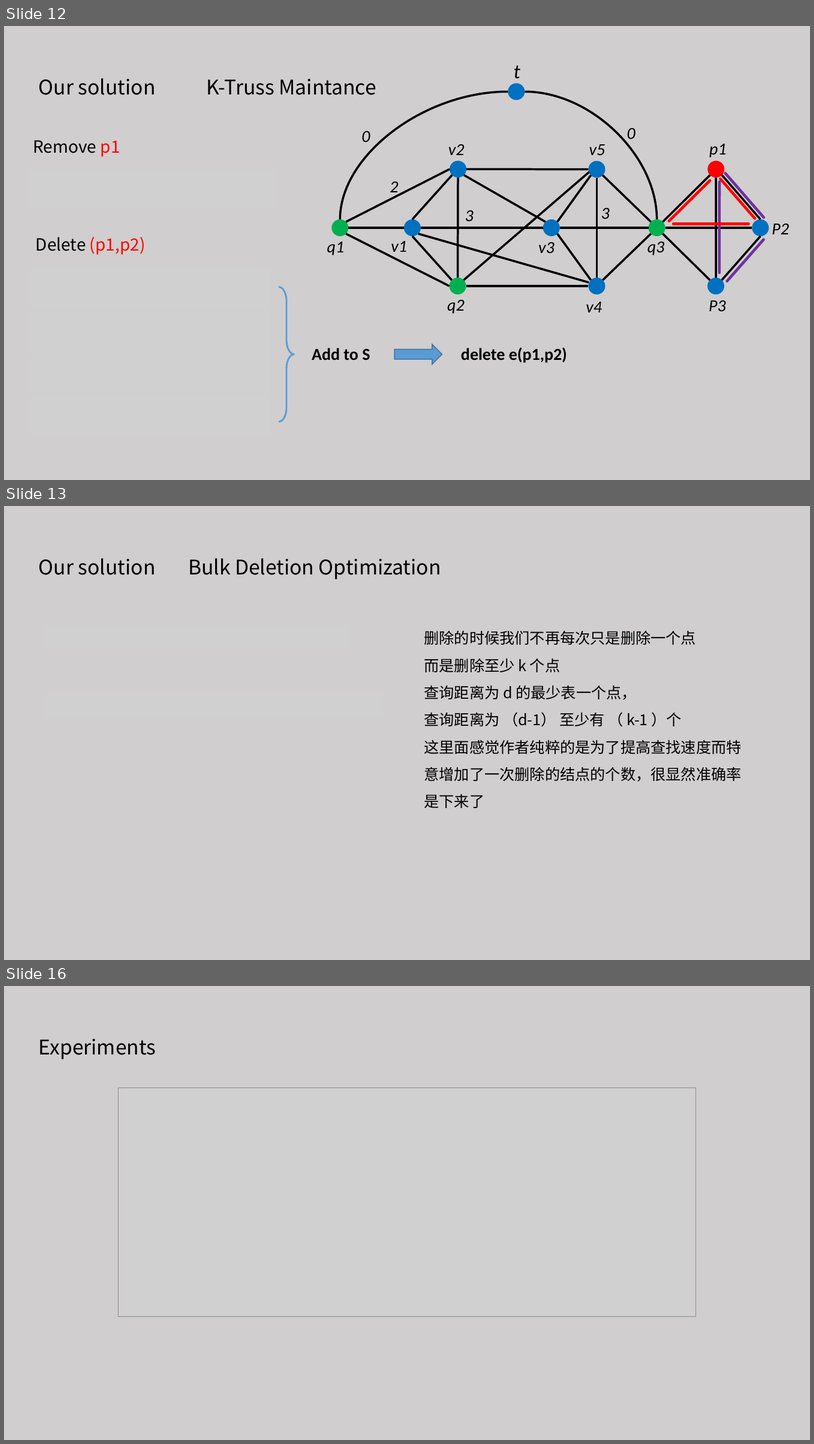
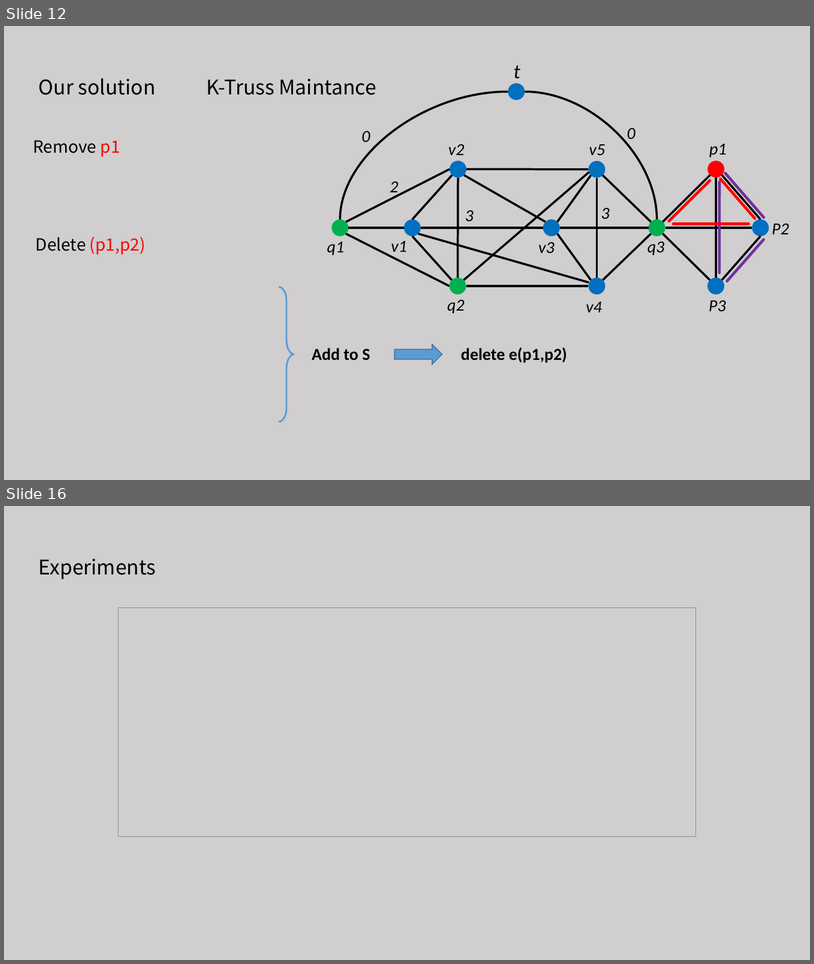
Before and after one commit to tianzhuwei/PPT, a slide deck: Approximate Closest Community Search in Networks.pptx. Shown one above the other, each under a label of ours: slides 12, 13 and 16 before the commit, slides 12 and 16 after it; the slides between them are not shown. The pictures are 814x1444 and 814x964 pixels, drawn with LibreOffice and Linux fonts; fonts in the diff are those of the drawing; grey boxes stand for pictures. Boxes give left, top, right and bottom in pixels: in the first picture for what was removed or moved away, otherwise in the second. Text is boxed around its words. In the diff, an @@ line names an element or a change of style, - is before the commit and + after.

```diff
--- a/Approximate Closest Community Search in Networks.pptx
+++ b/Approximate Closest Community Search in Networks.pptx
@@ slide 13 removed at bbox=[4, 506, 810, 960], background #D0CECE @@
@@ text removed at bbox=[39, 558, 156, 575] @@
-Our solution
@@ text removed at bbox=[188, 558, 441, 579] @@
-Bulk Deletion Optimization
@@ picture removed at bbox=[44, 625, 348, 649] @@
@@ text removed at bbox=[424, 631, 741, 808] @@
-删除的时候我们不再每次只是删除一个点
-而是删除至少 k 个点
-查询距离为 d 的最少表一个点，
-查询距离为 （d-1） 至少有 （ k-1 ）个
-这里面感觉作者纯粹的是为了提高查找速度而特意增加了一次删除的结点的个数，很显然准确率是下来了
@@ picture removed at bbox=[44, 693, 384, 717] @@
```
Also in this commit, not shown: 2 slides changed, 3 slides added, 4 other slides removed.
